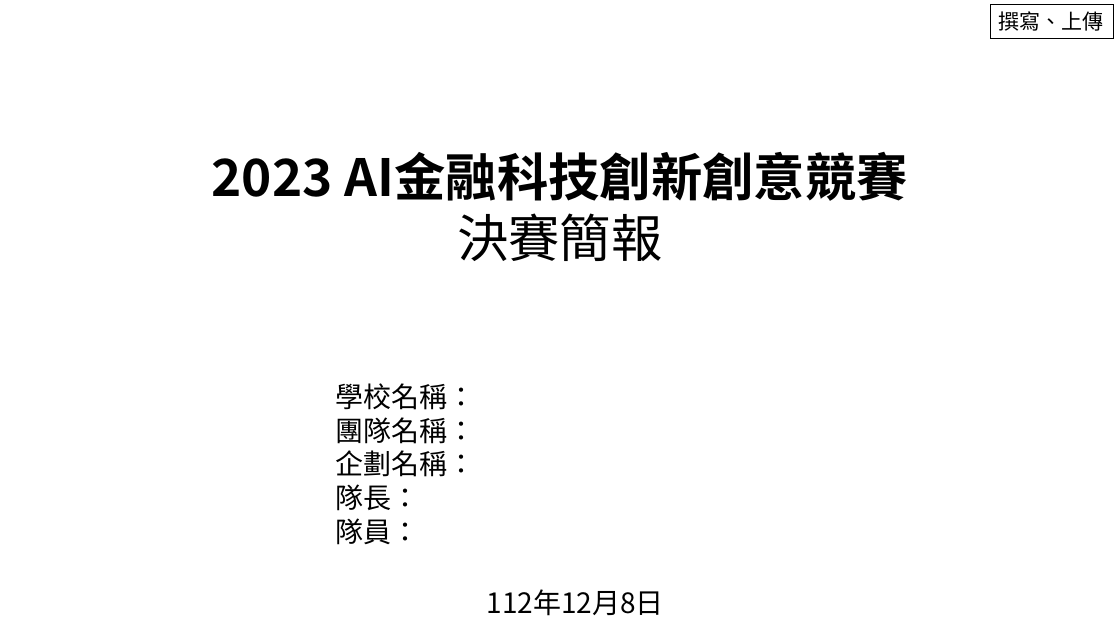
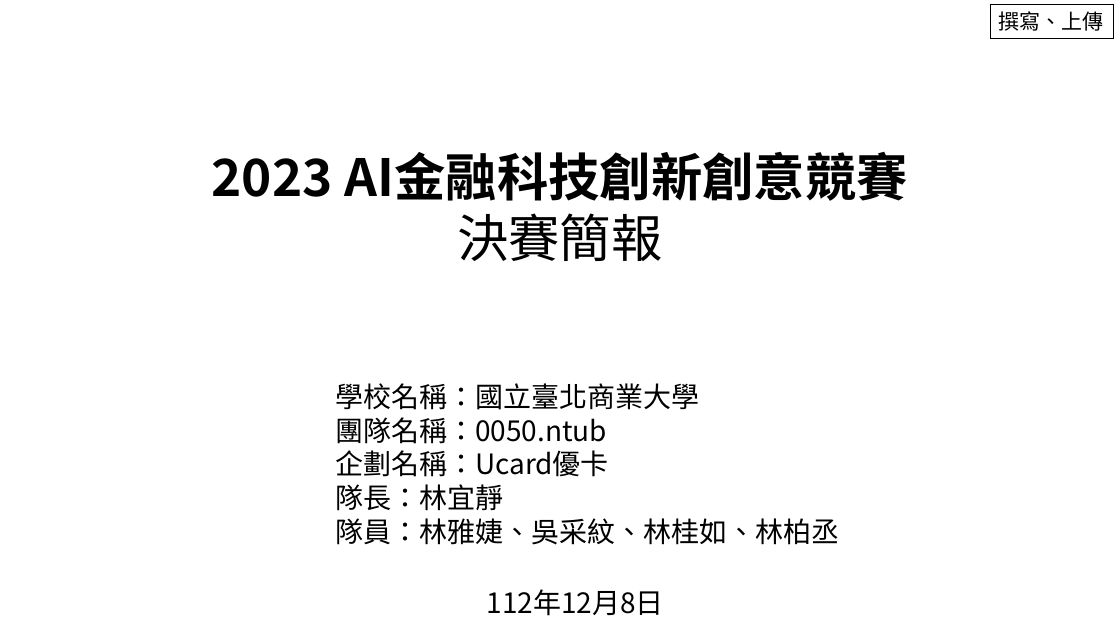
Before and after one commit to gueiru/project, a slide deck: slide 1 of 2023AI金融科技競賽/附件五_決賽簡報格式.pptx. Drawn at 1120x630 pixels with LibreOffice and Linux fonts; fonts in the diff are those of the drawing. Boxes give left, top, right and bottom in pixels: in the first picture for what was removed or moved away, otherwise in the second. Text is boxed around its words. In the diff, an @@ line names an element or a change of style, - is before the commit and + after.

```diff
--- a/2023AI金融科技競賽/附件五_決賽簡報格式.pptx
+++ b/2023AI金融科技競賽/附件五_決賽簡報格式.pptx
@@ text at <box>335,383,839,545</box>: text changed @@
-學校名稱：
-團隊名稱：
-企劃名稱：
-隊長：
-隊員：
+學校名稱：國立臺北商業大學
+團隊名稱：0050.ntub
+企劃名稱：Ucard優卡
+隊長：林宜靜
+隊員：林雅婕、吳采紋、林桂如、林柏丞
```
Also in this commit, not shown: 2 other files.
